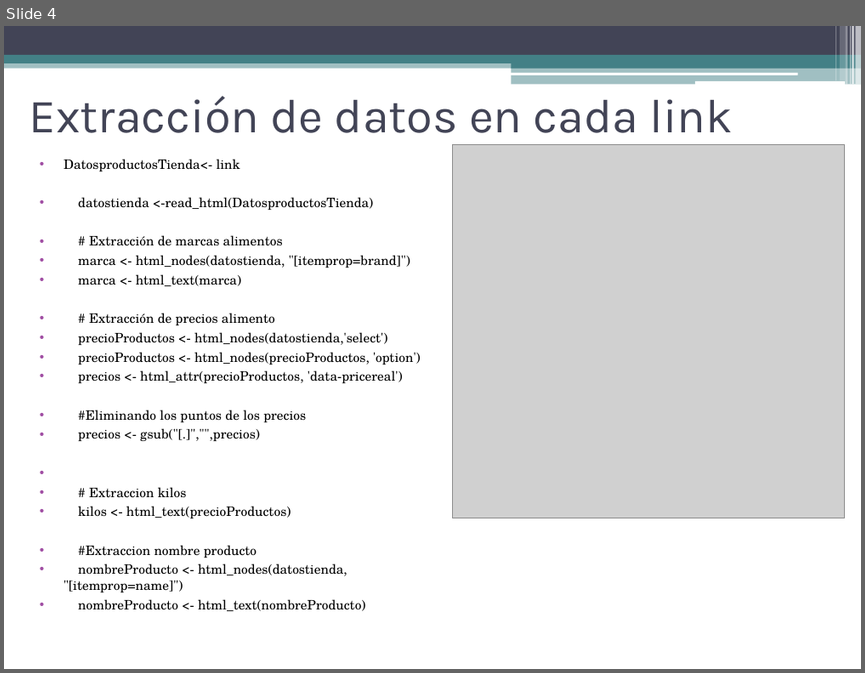
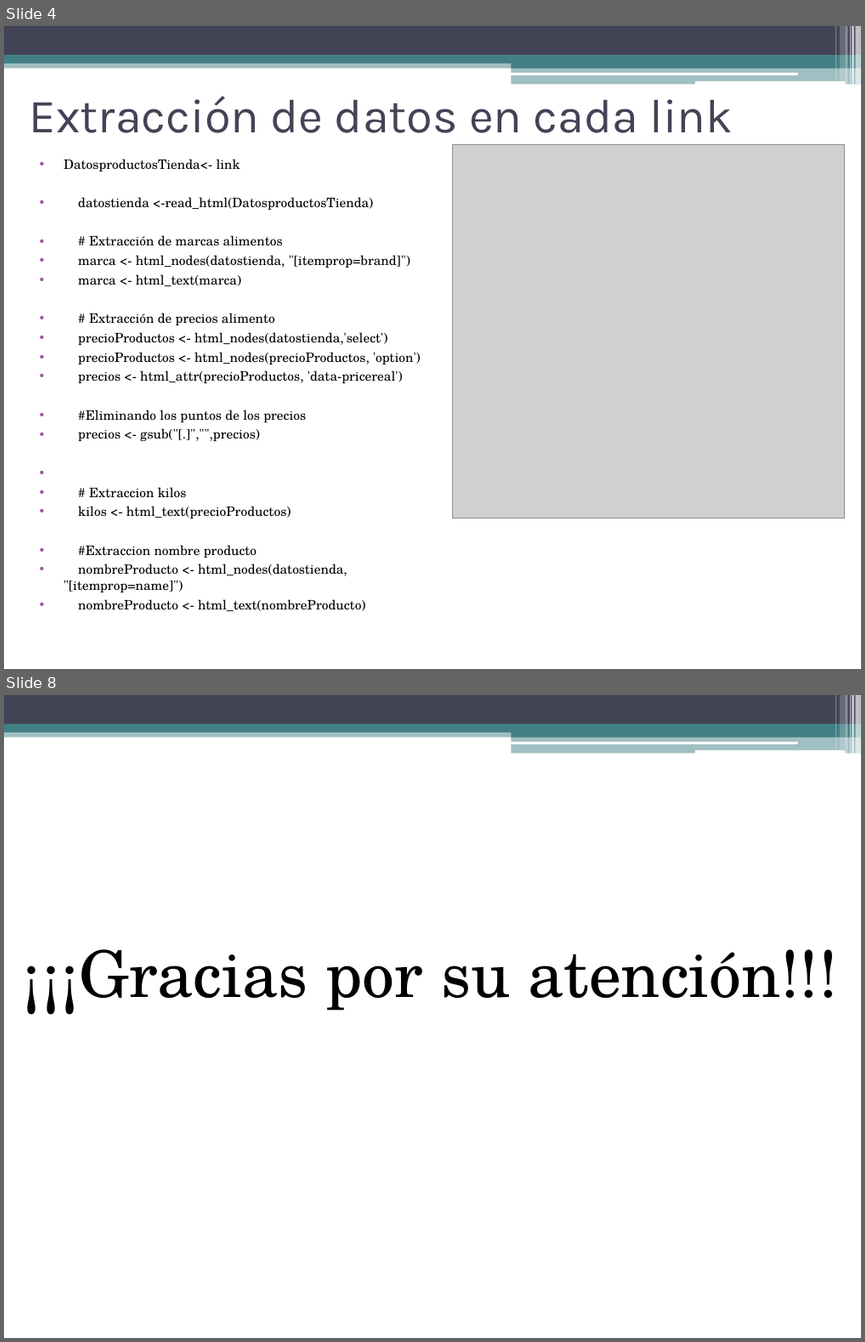
Before and after one commit to holajavi/Proyecto-final, a slide deck: Ppt proyecto final.pptx. Shown one above the other, each under a label of ours: slide 4 before the commit, slides 4 and 8 after it; the slides between them are not shown. The pictures are 865x673 and 865x1342 pixels, drawn with LibreOffice and Linux fonts; fonts in the diff are those of the drawing; grey boxes stand for pictures. Boxes give left, top, right and bottom in pixels: in the first picture for what was removed or moved away, otherwise in the second. Text is boxed around its words. In the diff, an @@ line names an element or a change of style, - is before the commit and + after.

```diff
--- a/Ppt proyecto final.pptx
+++ b/Ppt proyecto final.pptx
@@ slide 8 added at [4,695,861,1338], background #FFFFFF; not listed: 13 template elements that a slide beside it also shows @@
@@ text added at [23,949,837,1015], 54 pt, text #000000 @@
+¡¡¡Gracias por su atención!!!
```
Also in this commit, not shown: 2 slides changed, 3 other slides added, 1 slide removed.
